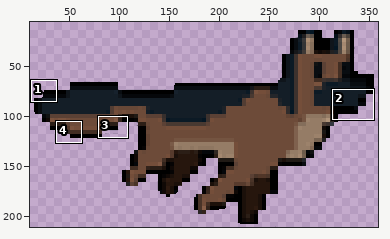
Two versions of one sprite sheet, img/dogRun1.PNG. Above: a wide view before the commit, with the close-up outlined.
Close-up. Before the edit:
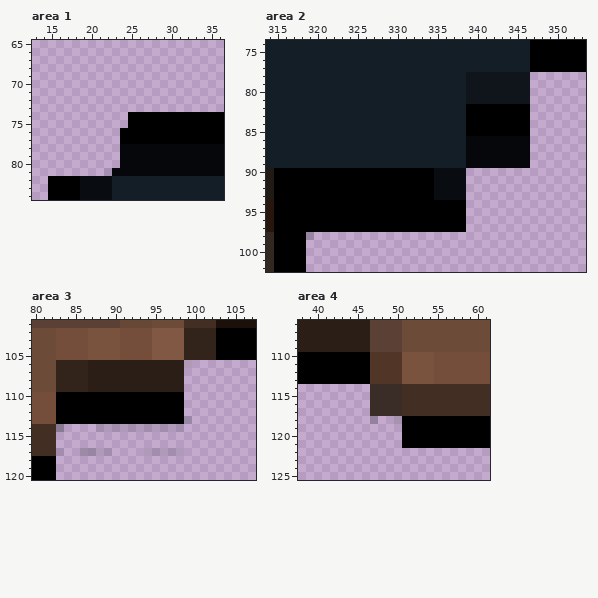
The file is 371x211 pixels. Pixels under 10% opacity are left out. Colours within 5 levels of each other are drawn and written as one. Shown: area 1: x 13..36, y 65..84; area 2: x 314..353, y 74..102; area 3: x 80..107, y 101..120; area 4: x 38..61, y 106..125. The wide view leaves out empty margins. The commit also changed other parts of the picture, which this record leaves out.
Now the later version:
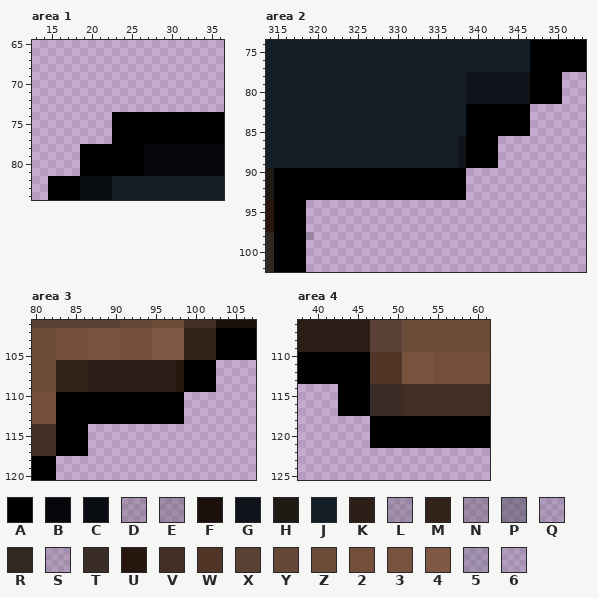
Palette (. is transparent): A #000000  B #05070a  C #090d11  D #0a111828  E #0a111832  F #1b100a  G #0f151b  H #201a15  J #141e27  K #2b1e16  L #1d242e32  M #32231b  N #22272f3d  P #22272f5d  Q #20273220  R #312822  S #2a292d20  T #3a2c26  U #26160d  V #422e23  W #513628  X #5b4135  Y #674837  Z #6d4b39  2 #744e3a  3 #7a533e  4 #805843  5 #242f3f32  6 #2833421d
The edit:
--- area 1
@@ x 17..28 @@
 73 ............
-74 ........AAAA
-75 ........AAAA
-76 .......AAAAA
-77 .......AAAAA
-78 .......BBBBB
-79 .......BBBBB
-80 .......BBBBB
-81 .....6BBBBBB
+74 ......AAAAAA
+75 ......AAAAAA
+76 ......AAAAAA
+77 ......AAAAAA
+78 ..AAAAAAAABB
+79 ..AAAAAAAABB
+80 ..AAAAAAAABB
+81 ..AAAAAAAABB
 82 AACCCCJJJJJJ
--- area 2
@@ x 345..352 @@
  77 JJAAAAAA
- 78 GG......
- 79 GG......
- 80 GG......
- 81 GG......
+ 78 GGAAAA..
+ 79 GGAAAA..
+ 80 GGAAAA..
+ 81 GGAAAA..
  82 AA......
@@ x 314..353 @@
  85 JJJJJJJJJJJJJJJJJJJJJJJJJAAAAAAAA.......
- 86 JJJJJJJJJJJJJJJJJJJJJJJJJBBBBBBBB.......
- 87 JJJJJJJJJJJJJJJJJJJJJJJJJBBBBBBBB.......
- 88 JJJJJJJJJJJJJJJJJJJJJJJJJBBBBBBBB.......
- 89 JJJJJJJJJJJJJJJJJJJJJJJJJBBBBBBBB.......
- 90 HAAAAAAAAAAAAAAAAAAAACCCC...............
- 91 HAAAAAAAAAAAAAAAAAAAACCCC...............
- 92 HAAAAAAAAAAAAAAAAAAAACCCC...............
- 93 HAAAAAAAAAAAAAAAAAAAACCCC...............
- 94 UAAAAAAAAAAAAAAAAAAAAAAAA...............
- 95 UAAAAAAAAAAAAAAAAAAAAAAAA...............
- 96 UAAAAAAAAAAAAAAAAAAAAAAAA...............
- 97 UAAAAAAAAAAAAAAAAAAAAAAAA...............
+ 86 JJJJJJJJJJJJJJJJJJJJJJJJGAAAA...........
+ 87 JJJJJJJJJJJJJJJJJJJJJJJJGAAAA...........
+ 88 JJJJJJJJJJJJJJJJJJJJJJJJGAAAA...........
+ 89 JJJJJJJJJJJJJJJJJJJJJJJJGAAAA...........
+ 90 HAAAAAAAAAAAAAAAAAAAAAAAA...............
+ 91 HAAAAAAAAAAAAAAAAAAAAAAAA...............
+ 92 HAAAAAAAAAAAAAAAAAAAAAAAA...............
+ 93 HAAAAAAAAAAAAAAAAAAAAAAAA...............
+ 94 UAAAA...................................
+ 95 UAAAA...................................
+ 96 UAAAA...................................
+ 97 UAAAA...................................
  98 RAAAAL..................................
--- area 3
@@ x 96..104 @@
 105 444MMMMAA
-106 KKKS.....
-107 KKK......
-108 KKK......
-109 KKK......
+106 KKUAAAA..
+107 KKUAAAA..
+108 KKUAAAA..
+109 KKUAAAA..
 110 AAA......
@@ x 80..107 @@
 112 222AAAAAAAAAAAAAAAA.........
-113 222AAAAAAAAAAAAAAAA5........
-114 VVVP....QQQQQQQQQQQ.........
-115 VVV.........................
-116 VVV.........................
-117 VVVQ..NLQQ....QQQQQ.........
+113 222AAAAAAAAAAAAAAAA.........
+114 VVVAAAA.....................
+115 VVVAAAA.....................
+116 VVVAAAA.....................
+117 VVVAAAA.....................
 118 AAA.........................
--- area 4
@@ x 41..52 @@
 113 AAAAAAWWWW33
-114 ......TTTTVV
-115 ......TTTTVV
-116 ......TTTTVV
-117 ......TTTTVV
-118 ......E..DAA
-119 ..........AA
-120 ..........AA
-121 ..........AA
+114 ..AAAATTTTVV
+115 ..AAAATTTTVV
+116 ..AAAATTTTVV
+117 ..AAAATTTTVV
+118 ......AAAAAA
+119 ......AAAAAA
+120 ......AAAAAA
+121 ......AAAAAA
 122 ............
Boxes around the changes in both close-ups, in picture pixels (x1, y1, x2, y2):
changed: (80, 112, 144, 176)
added: (530, 72, 562, 104)
changed: (306, 136, 530, 232)
changed: (176, 360, 216, 392)
changed: (56, 416, 192, 456)
changed: (338, 384, 402, 448)
